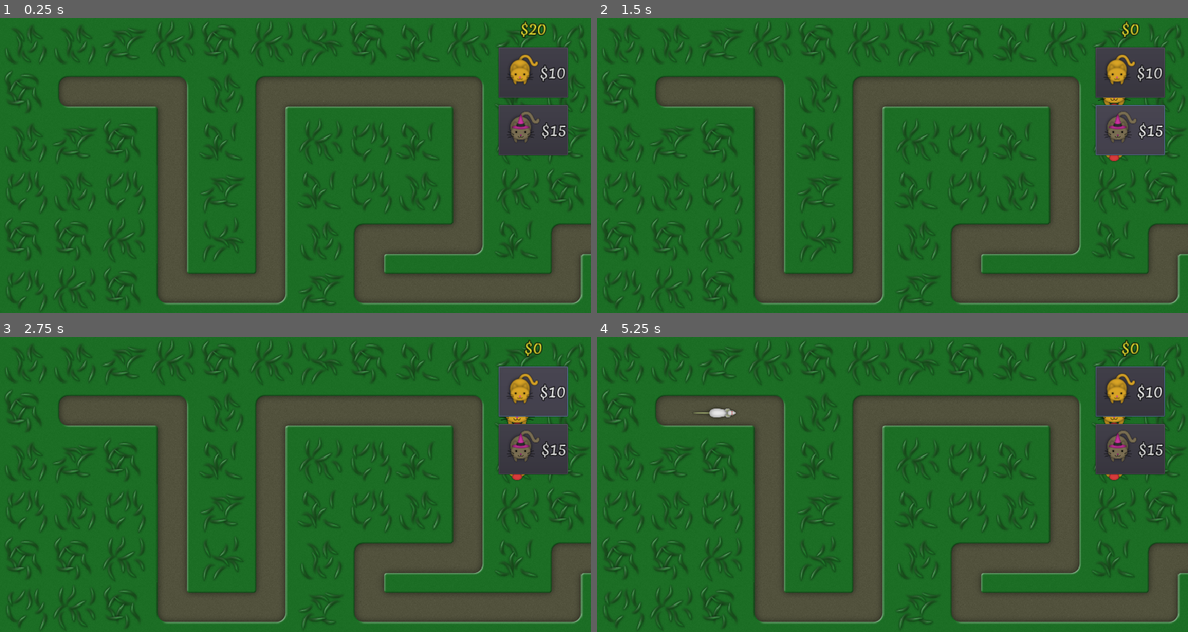
Above: before the commit, frames 1-4 (two rows, left to right).
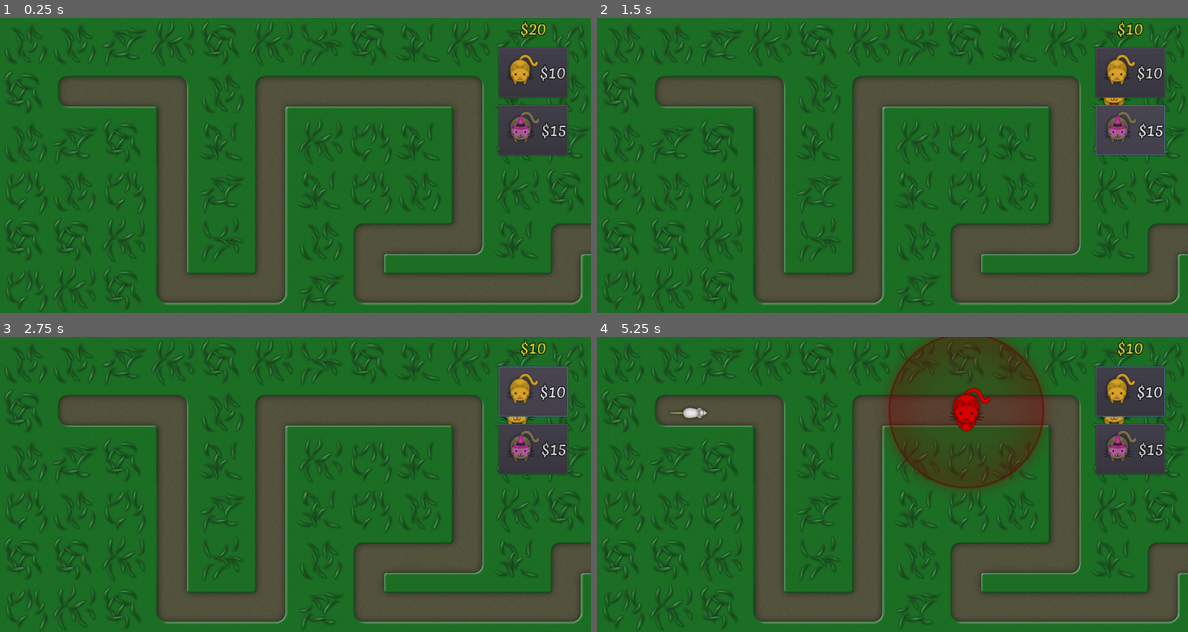
Above: after the commit, the same moments.

Repository: vibrunazo/godot-cats
Game: Godot game, scene res://scenes/Map.tscn
The game is run twice, just before and just after one commit, with the same random seed, the same clock (stepped at 60 frames per second) and the same inputs.
Inputs (mouse positions are in pixels of both pictures, inside the frame that each line leads up to):
- Up to frame 1 (0.25 s): no input
- Up to frame 2 (1.5 s): click "$10" at 0.5 s; click "$15" at 1.25 s
- Up to frame 3 (2.75 s): click "$10" at 2 s
- Up to frame 4 (5.25 s): click "$15" at 2.75 s; click "$10" at 3.5 s; click "$15" at 4.25 s; drag from (1117, 410) to (721, 413) at 5.02 s

The runs differ from the first frame. In frame 1, less than 0.1% of the frame differs, in the area x 86-90%, y 37-41%; in frame 2, 0.3%; in frame 3, 0.3%; in frame 4, 9.7%, in the area x 12-93%, y 0-52%.

Commit message:
can build cat2

Diff:
--- a/project.godot
+++ b/project.godot
@@ -26,7 +26,7 @@
 } ]
 _global_script_class_icons={
 "Bullet": "res://assets/ball.png",
-"Cat": "res://assets/cat01.png",
+"Cat": "res://assets/cat02.png",
 "Mouse": "res://assets/mouse01.png"
 }
 
--- a/scenes/Cat.gd
+++ b/scenes/Cat.gd
@@ -1,6 +1,6 @@
 extends Node2D
 
-class_name Cat, "res://assets/cat01.png"
+class_name Cat, "res://assets/cat02.png"
 signal clicked
 
 
@@ -16,6 +16,8 @@
 export var building = true
 export var SELECTION_SIZE := 400
 export var selected = true
+export var damage = 10
+export var shot_speed = 400
 
 
 # Called when the node enters the scene tree for the first time.
@@ -118,6 +120,8 @@
 		return
 	var bullet = bullet_scene.instance()
 	bullet.position = spawn_position.global_position
+	bullet.damage = damage
+	bullet.speed = shot_speed
 	bullet.set_target(target)
 	get_tree().root.add_child(bullet)
 	play_attack_anim()
--- /dev/null
+++ b/scenes/Cat02.tscn
@@ -0,0 +1,479 @@
+[gd_scene load_steps=14 format=2]
+
+[ext_resource path="res://assets/cat02_head.png" type="Texture" id=1]
+[ext_resource path="res://assets/ball.png" type="Texture" id=2]
+[ext_resource path="res://scenes/Cat.gd" type="Script" id=3]
+[ext_resource path="res://scenes/CatClickArea.gd" type="Script" id=4]
+[ext_resource path="res://assets/selection_circle.png" type="Texture" id=5]
+[ext_resource path="res://assets/cat02_hand.png" type="Texture" id=6]
+[ext_resource path="res://assets/cat02_body.png" type="Texture" id=7]
+[ext_resource path="res://assets/cat02_tail.png" type="Texture" id=8]
+
+[sub_resource type="CircleShape2D" id=1]
+radius = 300.0
+
+[sub_resource type="RectangleShape2D" id=2]
+extents = Vector2( 64, 64 )
+
+[sub_resource type="Animation" id=3]
+length = 0.001
+tracks/0/type = "value"
+tracks/0/path = NodePath("Turret/cat_body/hand_r:rotation_degrees")
+tracks/0/interp = 1
+tracks/0/loop_wrap = true
+tracks/0/imported = false
+tracks/0/enabled = true
+tracks/0/keys = {
+"times": PoolRealArray( 0 ),
+"transitions": PoolRealArray( 1 ),
+"update": 0,
+"values": [ -15.0 ]
+}
+tracks/1/type = "value"
+tracks/1/path = NodePath("Turret/cat_body/hand_l:rotation_degrees")
+tracks/1/interp = 1
+tracks/1/loop_wrap = true
+tracks/1/imported = false
+tracks/1/enabled = true
+tracks/1/keys = {
+"times": PoolRealArray( 0 ),
+"transitions": PoolRealArray( 1 ),
+"update": 0,
+"values": [ 15.0 ]
+}
+tracks/2/type = "value"
+tracks/2/path = NodePath("Turret/SpawnPosition/BulletSprite:visible")
+tracks/2/interp = 1
+tracks/2/loop_wrap = true
+tracks/2/imported = false
+tracks/2/enabled = true
+tracks/2/keys = {
+"times": PoolRealArray( 0 ),
+"transitions": PoolRealArray( 1 ),
+"update": 0,
+"values": [ true ]
+}
+tracks/3/type = "value"
+tracks/3/path = NodePath("Turret/SpawnPosition/BulletSprite:scale")
+tracks/3/interp = 1
+tracks/3/loop_wrap = true
+tracks/3/imported = false
+tracks/3/enabled = true
+tracks/3/keys = {
+"times": PoolRealArray( 0 ),
+"transitions": PoolRealArray( 1 ),
+"update": 0,
+"values": [ Vector2( 1, 1 ) ]
+}
+tracks/4/type = "value"
+tracks/4/path = NodePath("Turret/SpawnPosition/BulletSprite:position")
+tracks/4/interp = 1
+tracks/4/loop_wrap = true
+tracks/4/imported = false
+tracks/4/enabled = true
+tracks/4/keys = {
+"times": PoolRealArray( 0 ),
+"transitions": PoolRealArray( 1 ),
+"update": 0,
+"values": [ Vector2( 0, 0 ) ]
+}
+tracks/5/type = "value"
+tracks/5/path = NodePath("Turret/cat_body/hand_r:position")
+tracks/5/interp = 1
+tracks/5/loop_wrap = true
+tracks/5/imported = false
+tracks/5/enabled = true
+tracks/5/keys = {
+"times": PoolRealArray( 0 ),
+"transitions": PoolRealArray( 1 ),
+"update": 0,
+"values": [ Vector2( -20, 24 ) ]
+}
+tracks/6/type = "value"
+tracks/6/path = NodePath("Turret/cat_body/hand_l:position")
+tracks/6/interp = 1
+tracks/6/loop_wrap = true
+tracks/6/imported = false
+tracks/6/enabled = true
+tracks/6/keys = {
+"times": PoolRealArray( 0 ),
+"transitions": PoolRealArray( 1 ),
+"update": 0,
+"values": [ Vector2( 20, 24 ) ]
+}
+tracks/7/type = "value"
+tracks/7/path = NodePath("Turret/cat_body/hand_r:scale")
+tracks/7/interp = 1
+tracks/7/loop_wrap = true
+tracks/7/imported = false
+tracks/7/enabled = true
+tracks/7/keys = {
+"times": PoolRealArray( 0 ),
+"transitions": PoolRealArray( 1 ),
+"update": 0,
+"values": [ Vector2( 1, 1 ) ]
+}
+tracks/8/type = "value"
+tracks/8/path = NodePath("Turret/cat_body/hand_l:scale")
+tracks/8/interp = 1
+tracks/8/loop_wrap = true
+tracks/8/imported = false
+tracks/8/enabled = true
+tracks/8/keys = {
+"times": PoolRealArray( 0 ),
+"transitions": PoolRealArray( 1 ),
+"update": 0,
+"values": [ Vector2( 1, 1 ) ]
+}
+tracks/9/type = "value"
+tracks/9/path = NodePath("Turret/cat_body:scale")
+tracks/9/interp = 1
+tracks/9/loop_wrap = true
+tracks/9/imported = false
+tracks/9/enabled = true
+tracks/9/keys = {
+"times": PoolRealArray( 0 ),
+"transitions": PoolRealArray( 1 ),
+"update": 0,
+"values": [ Vector2( 1, 1 ) ]
+}
+tracks/10/type = "value"
+tracks/10/path = NodePath("Turret/head:position")
+tracks/10/interp = 1
+tracks/10/loop_wrap = true
+tracks/10/imported = false
+tracks/10/enabled = true
+tracks/10/keys = {
+"times": PoolRealArray( 0 ),
+"transitions": PoolRealArray( 1 ),
+"update": 0,
+"values": [ Vector2( 0, 0 ) ]
+}
+tracks/11/type = "bezier"
+tracks/11/path = NodePath("Turret/tail:rotation_degrees")
+tracks/11/interp = 1
+tracks/11/loop_wrap = true
+tracks/11/imported = false
+tracks/11/enabled = true
+tracks/11/keys = {
+"points": PoolRealArray( -90, -0.25, 0, 0.25, 0 ),
+"times": PoolRealArray( 0 )
+}
+
+[sub_resource type="Animation" id=4]
+resource_name = "attack"
+length = 0.8
+tracks/0/type = "value"
+tracks/0/path = NodePath("Turret/cat_body/hand_r:rotation_degrees")
+tracks/0/interp = 1
+tracks/0/loop_wrap = true
+tracks/0/imported = false
+tracks/0/enabled = true
+tracks/0/keys = {
+"times": PoolRealArray( 0, 0.1, 0.3, 0.4, 0.6, 0.7, 0.8 ),
+"transitions": PoolRealArray( 1, 1, 1, 1, 1, 1, 1 ),
+"update": 0,
+"values": [ -15.0, 50.0, 30.0, 30.0, -60.0, -15.0, -15.0 ]
+}
+tracks/1/type = "value"
+tracks/1/path = NodePath("Turret/cat_body/hand_l:rotation_degrees")
+tracks/1/interp = 1
+tracks/1/loop_wrap = true
+tracks/1/imported = false
+tracks/1/enabled = true
+tracks/1/keys = {
+"times": PoolRealArray( 0, 0.1, 0.2, 0.4, 0.6, 0.7, 0.8 ),
+"transitions": PoolRealArray( 1, 1, 1, 1, 1, 1, 1 ),
+"update": 0,
+"values": [ 15.0, -50.0, -30.0, -30.0, 60.0, 15.0, 15.0 ]
+}
+tracks/2/type = "value"
+tracks/2/path = NodePath("Turret/SpawnPosition/BulletSprite:visible")
+tracks/2/interp = 1
+tracks/2/loop_wrap = true
+tracks/2/imported = false
+tracks/2/enabled = true
+tracks/2/keys = {
+"times": PoolRealArray( 0, 0.5 ),
+"transitions": PoolRealArray( 1, 1 ),
+"update": 1,
+"values": [ false, true ]
+}
+tracks/3/type = "value"
+tracks/3/path = NodePath("Turret/SpawnPosition/BulletSprite:scale")
+tracks/3/interp = 1
+tracks/3/loop_wrap = true
+tracks/3/imported = false
+tracks/3/enabled = true
+tracks/3/keys = {
+"times": PoolRealArray( 0, 0.5, 0.7 ),
+"transitions": PoolRealArray( 1, 1, 1 ),
+"update": 0,
+"values": [ Vector2( 1e-05, 1e-05 ), Vector2( 1e-05, 1e-05 ), Vector2( 1, 1 ) ]
+}
+tracks/4/type = "value"
+tracks/4/path = NodePath("Turret/SpawnPosition/BulletSprite:position")
+tracks/4/interp = 1
+tracks/4/loop_wrap = true
+tracks/4/imported = false
+tracks/4/enabled = true
+tracks/4/keys = {
+"times": PoolRealArray( 0, 0.5, 0.7 ),
+"transitions": PoolRealArray( 1, 1, 1 ),
+"update": 0,
+"values": [ Vector2( 0, 0 ), Vector2( 0, -20 ), Vector2( 0, 0 ) ]
+}
+tracks/5/type = "value"
+tracks/5/path = NodePath("Turret/cat_body/hand_r:position")
+tracks/5/interp = 1
+tracks/5/loop_wrap = true
+tracks/5/imported = false
+tracks/5/enabled = true
+tracks/5/keys = {
+"times": PoolRealArray( 0, 0.3, 0.6, 0.8 ),
+"transitions": PoolRealArray( 1, 1, 1, 1 ),
+"update": 0,
+"values": [ Vector2( -20, 24 ), Vector2( -20, 26 ), Vector2( -20, 24 ), Vector2( -20, 24 ) ]
+}
+tracks/6/type = "value"
+tracks/6/path = NodePath("Turret/cat_body/hand_l:position")
+tracks/6/interp = 1
+tracks/6/loop_wrap = true
+tracks/6/imported = false
+tracks/6/enabled = true
+tracks/6/keys = {
+"times": PoolRealArray( 0, 0.3, 0.6, 0.8 ),
+"transitions": PoolRealArray( 1, 1, 1, 1 ),
+"update": 0,
+"values": [ Vector2( 20, 24 ), Vector2( 20, 26 ), Vector2( 20, 24 ), Vector2( 20, 24 ) ]
+}
+tracks/7/type = "value"
+tracks/7/path = NodePath("Turret/cat_body/hand_r:scale")
+tracks/7/interp = 1
+tracks/7/loop_wrap = true
+tracks/7/imported = false
+tracks/7/enabled = true
+tracks/7/keys = {
+"times": PoolRealArray( 0, 0.1, 0.2, 0.6, 0.8 ),
+"transitions": PoolRealArray( 1, 1, 1, 1, 1 ),
+"update": 0,
+"values": [ Vector2( 1, 1 ), Vector2( 1.1, 1.3 ), Vector2( 1.1, 1.2 ), Vector2( 1, 1 ), Vector2( 1, 1 ) ]
+}
+tracks/8/type = "value"
+tracks/8/path = NodePath("Turret/cat_body/hand_l:scale")
+tracks/8/interp = 1
+tracks/8/loop_wrap = true
+tracks/8/imported = false
+tracks/8/enabled = true
+tracks/8/keys = {
+"times": PoolRealArray( 0, 0.1, 0.2, 0.6, 0.8 ),
+"transitions": PoolRealArray( 1, 1, 1, 1, 1 ),
+"update": 0,
+"values": [ Vector2( 1, 1 ), Vector2( 1.1, 1.3 ), Vector2( 1.1, 1.2 ), Vector2( 1, 1 ), Vector2( 1, 1 ) ]
+}
+tracks/9/type = "value"
+tracks/9/path = NodePath("Turret/cat_body:scale")
+tracks/9/interp = 1
+tracks/9/loop_wrap = true
+tracks/9/imported = false
+tracks/9/enabled = true
+tracks/9/keys = {
+"times": PoolRealArray( 0, 0.1, 0.8 ),
+"transitions": PoolRealArray( 1, 1, 1 ),
+"update": 0,
+"values": [ Vector2( 1, 1 ), Vector2( 0.95, 1.05 ), Vector2( 1, 1 ) ]
+}
+tracks/10/type = "value"
+tracks/10/path = NodePath("Turret/head:position")
+tracks/10/interp = 1
+tracks/10/loop_wrap = true
+tracks/10/imported = false
+tracks/10/enabled = true
+tracks/10/keys = {
+"times": PoolRealArray( 0, 0.1, 0.2, 0.5, 0.8 ),
+"transitions": PoolRealArray( 1, 1, 1, 1, 1 ),
+"update": 0,
+"values": [ Vector2( 0, 0 ), Vector2( 8, 0 ), Vector2( 4, 0 ), Vector2( 4, 0 ), Vector2( 0, 0 ) ]
+}
+tracks/11/type = "value"
+tracks/11/path = NodePath("Turret/tail:rotation_degrees")
+tracks/11/interp = 1
+tracks/11/loop_wrap = true
+tracks/11/imported = false
+tracks/11/enabled = true
+tracks/11/keys = {
+"times": PoolRealArray( 0, 0.2, 0.6, 0.8 ),
+"transitions": PoolRealArray( 1, 1, 1, 1 ),
+"update": 0,
+"values": [ -90.0, -80.0, -80.0, -90.0 ]
+}
+
+[sub_resource type="Animation" id=5]
+resource_name = "idle"
+length = 2.0
+loop = true
+tracks/0/type = "value"
+tracks/0/path = NodePath("Turret/cat_body/hand_r:rotation_degrees")
+tracks/0/interp = 1
+tracks/0/loop_wrap = true
+tracks/0/imported = false
+tracks/0/enabled = true
+tracks/0/keys = {
+"times": PoolRealArray( 0, 1, 2 ),
+"transitions": PoolRealArray( 1, 1, 1 ),
+"update": 0,
+"values": [ -15.0, -30.0, -15.0 ]
+}
+tracks/1/type = "value"
+tracks/1/path = NodePath("Turret/cat_body/hand_l:rotation_degrees")
+tracks/1/interp = 1
+tracks/1/loop_wrap = true
+tracks/1/imported = false
+tracks/1/enabled = true
+tracks/1/keys = {
+"times": PoolRealArray( 0, 1, 2 ),
+"transitions": PoolRealArray( 1, 1, 1 ),
+"update": 0,
+"values": [ 15.0, 30.0, 15.0 ]
+}
+tracks/2/type = "value"
+tracks/2/path = NodePath("Turret/SpawnPosition/BulletSprite:visible")
+tracks/2/interp = 1
+tracks/2/loop_wrap = true
+tracks/2/imported = false
+tracks/2/enabled = true
+tracks/2/keys = {
+"times": PoolRealArray( 0 ),
+"transitions": PoolRealArray( 1 ),
+"update": 1,
+"values": [ true ]
+}
+tracks/3/type = "value"
+tracks/3/path = NodePath("Turret/SpawnPosition/BulletSprite:scale")
+tracks/3/interp = 1
+tracks/3/loop_wrap = true
+tracks/3/imported = false
+tracks/3/enabled = true
+tracks/3/keys = {
+"times": PoolRealArray( 0 ),
+"transitions": PoolRealArray( 1 ),
+"update": 0,
+"values": [ Vector2( 1, 1 ) ]
+}
+tracks/4/type = "value"
+tracks/4/path = NodePath("Turret/cat_body:scale")
+tracks/4/interp = 1
+tracks/4/loop_wrap = true
+tracks/4/imported = false
+tracks/4/enabled = true
+tracks/4/keys = {
+"times": PoolRealArray( 0, 1, 2 ),
+"transitions": PoolRealArray( 1, 1, 1 ),
+"update": 0,
+"values": [ Vector2( 1, 1 ), Vector2( 1.15, 0.95 ), Vector2( 1, 1 ) ]
+}
+tracks/5/type = "value"
+tracks/5/path = NodePath("Turret/head:position")
+tracks/5/interp = 1
+tracks/5/loop_wrap = true
+tracks/5/imported = false
+tracks/5/enabled = true
+tracks/5/keys = {
+"times": PoolRealArray( 0, 1.2, 2 ),
+"transitions": PoolRealArray( 1, 1, 1 ),
+"update": 0,
+"values": [ Vector2( 0, 0 ), Vector2( -3, 0 ), Vector2( 0, 0 ) ]
+}
+tracks/6/type = "bezier"
+tracks/6/path = NodePath("Turret/tail:rotation_degrees")
+tracks/6/interp = 1
+tracks/6/loop_wrap = true
+tracks/6/imported = false
+tracks/6/enabled = true
+tracks/6/keys = {
+"points": PoolRealArray( -90, -0.25, 0, 0.25, 0, -100, -0.25, 0, 0.25, 0, -90, -0.25, 0, 0.25, 0 ),
+"times": PoolRealArray( 0.2, 1.4, 2.2 )
+}
+
+[node name="Cat" type="Node2D"]
+script = ExtResource( 3 )
+damage = 25
+shot_speed = 250
+
+[node name="SelectionCircle" type="Sprite" parent="."]
+visible = false
+modulate = Color( 0.45, 0.75, 0.9, 0.901961 )
+texture = ExtResource( 5 )
+
+[node name="AggroRange" type="Area2D" parent="."]
+monitoring = false
+
+[node name="AggroShape" type="CollisionShape2D" parent="AggroRange"]
+shape = SubResource( 1 )
+
+[node name="Turret" type="Position2D" parent="."]
+rotation = 1.5708
+
+[node name="SpawnPosition" type="Position2D" parent="Turret"]
+position = Vector2( 41.8, -0.000151316 )
+rotation = -1.5708
+scale = Vector2( 1.15, 0.95 )
+
+[node name="BulletSprite" type="Sprite" parent="Turret/SpawnPosition"]
+z_index = 9
+texture = ExtResource( 2 )
+
+[node name="tail" type="Sprite" parent="Turret"]
+position = Vector2( -39.074, -0.406708 )
+rotation = -1.5708
+z_index = 10
+texture = ExtResource( 8 )
+offset = Vector2( 0, 40 )
+
+[node name="cat_body" type="Sprite" parent="Turret"]
+rotation = -1.5708
+z_index = 10
+texture = ExtResource( 7 )
+
+[node name="hand_l" type="Sprite" parent="Turret/cat_body"]
+show_behind_parent = true
+position = Vector2( 20, 24 )
+rotation = 0.261799
+texture = ExtResource( 6 )
+offset = Vector2( 0, 8 )
+
+[node name="hand_r" type="Sprite" parent="Turret/cat_body"]
+show_behind_parent = true
+position = Vector2( -20, 24 )
+rotation = -0.261799
+texture = ExtResource( 6 )
+offset = Vector2( 0, 8 )
+
+[node name="head" type="Sprite" parent="Turret"]
+rotation = -1.5708
+z_index = 10
+texture = ExtResource( 1 )
+
+[node name="Cooldown" type="Timer" parent="."]
+wait_time = 2.0
+
+[node name="ClickArea" type="Area2D" parent="."]
+script = ExtResource( 4 )
+__meta__ = {
+"_edit_lock_": true
+}
+
+[node name="CollisionShape2D" type="CollisionShape2D" parent="ClickArea"]
+shape = SubResource( 2 )
+__meta__ = {
+"_edit_lock_": true
+}
+
+[node name="AnimationPlayer" type="AnimationPlayer" parent="."]
+anims/RESET = SubResource( 3 )
+anims/attack = SubResource( 4 )
+anims/idle = SubResource( 5 )
+
+[connection signal="area_entered" from="AggroRange" to="." method="_on_AggroRange_area_entered"]
+[connection signal="area_exited" from="AggroRange" to="." method="_on_AggroRange_area_exited"]
+[connection signal="timeout" from="Cooldown" to="." method="_on_Cooldown_timeout"]
--- a/scenes/Map.gd
+++ b/scenes/Map.gd
@@ -3,7 +3,7 @@
 
 var el_path: Path2D
 var mouse_scene = preload("res://scenes/Mouse.tscn")
-var cat_scene = preload("res://scenes/Cat.tscn")
+var data = GameData.cat_data
 
 # the cat currently being built and dragged by the mouse
 var cat_building: Cat = null
@@ -27,9 +27,9 @@
 	print("pressed action %s" % name)
 	if cat_building:
 		return
-	if coins < 10:
+	if coins < GameData.cat_data[name]['cost']:
 		return
-	cat_building = cat_scene.instance()
+	cat_building = GameData.get_cat_scene(name).instance()
 	$UI.add_child(cat_building)
 
 func action_released(name):
@@ -54,7 +54,7 @@
 	cat_building.connect("clicked", self, "_on_cat_clicked", [cat_building])
 	cat_building.done_building()
 	cat_building = null
-	add_coins(-10)
+	add_coins(-data[name]['cost'])
 
 func cancel_build():
 	cat_building.queue_free()
--- a/scenes/Map.tscn
+++ b/scenes/Map.tscn
@@ -81,7 +81,7 @@
 curve = SubResource( 3 )
 
 [node name="SpawnTimer" type="Timer" parent="."]
-wait_time = 4.0
+wait_time = 5.0
 autostart = true
 
 [node name="Cats" type="Node2D" parent="."]
--- a/scripts/GameData.gd
+++ b/scripts/GameData.gd
@@ -1,4 +1,19 @@
 extends Node
+
+var cat_data = {
+	"Cat1": {
+		'id': 0,
+		'cost': 10
+	},
+	"Cat2": {
+		'id': 1,
+		'cost': 15
+	}
+}
+var cat_scenes = [
+	preload("res://scenes/Cat.tscn"),
+	preload("res://scenes/Cat02.tscn")
+	]
 
 
 # Declare member variables here. Examples:
@@ -11,6 +26,13 @@
 	print('gamedata ready')
 	pass # Replace with function body.
 
+func get_cat_data(name: String):
+	return cat_data[name]
+
+func get_cat_scene(name: String):
+	return cat_scenes[cat_data[name]['id']]
+
+
 
 # Called every frame. 'delta' is the elapsed time since the previous frame.
 #func _process(delta):
Binary file changed: assets/cat02.png
Binary file changed: assets/cat02_head.png
